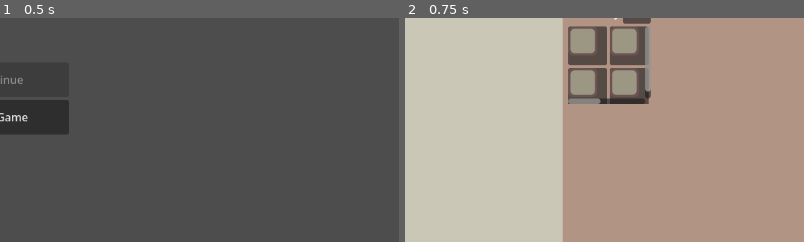
Above: before the commit, frames 1-2 (left to right).
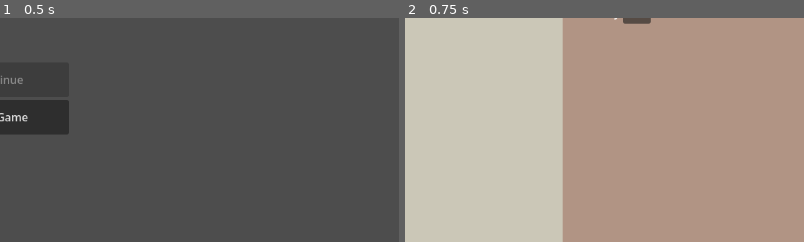
Above: after the commit, the same moments.

Repository: jiexdrop/run-reset
Game: Godot game, scene res://scenes/init.tscn
The game is run twice, just before and just after one commit, with the same random seed, the same clock (stepped at 60 frames per second) and the same inputs.
Inputs:
- Up to frame 1 (0.5 s): no input
- Up to frame 2 (0.75 s): click "New Game" at 0.5 s
The pictures show only the part of the screen within x 50-100%, y 32-82%; the shares and areas given below are measured in that part.

Frame 1 is identical in both runs. In frame 2, 4.2% of the frame differs, in the area x 40-62%, y 3-39%.

Commit message:
inventory disapears again

Diff:
--- a/scenes/combat_ui.tscn
+++ b/scenes/combat_ui.tscn
@@ -35,6 +35,8 @@
 
 [node name="VBox" type="VBoxContainer" parent="MarginContainer" unique_id=200000002]
 layout_mode = 2
+size_flags_horizontal = 3
+size_flags_vertical = 3
 
 [node name="StatsSection" type="VBoxContainer" parent="MarginContainer/VBox" unique_id=200000003]
 layout_mode = 2
@@ -84,3 +86,5 @@
 
 [node name="InventoryUI" parent="MarginContainer/VBox" unique_id=1195445285 instance=ExtResource("2_invui")]
 layout_mode = 2
+size_flags_horizontal = 3
+size_flags_vertical = 3
--- a/scenes/game.gd
+++ b/scenes/game.gd
@@ -8,7 +8,7 @@
 const TILE_SIZE = 70
 const NUM_ROOMS = 20
 const MOB_SPAWN_CHANCE  = 0.6
-const BUSH_SPAWN_CHANCE = 0.25   # per room tile (no mob required)
+const BUSH_SPAWN_CHANCE = 1   # per room tile (no mob required)
 
 const CAMERA_PADDING  = 1.5
 const CAMERA_SPEED    = 4.0
--- a/scenes/inventory_ui.gd
+++ b/scenes/inventory_ui.gd
@@ -1,78 +1,100 @@
 extends Control
-class_name InventoryUI
 
-## InventoryUI — hotbar strip shown permanently inside CombatUI.
-## Mirrors BagUI's pattern exactly: builds ItemSlot instances, listens to
-## InventoryState.inventory_changed, and forwards drag/drop signals upward.
-
-signal drag_requested(container: String, index: int)
-signal drop_requested(container: String, index: int)
+## Emitted when a slot is clicked. Passes the slot index.
+signal slot_clicked(index: int)
+## Emitted when the bag button is pressed.
 signal bag_opened
 
-const ItemSlotScene = preload("res://scenes/item_slot.tscn")
+# ── Configuration ────────────────────────────────────────────────────────────
+const SLOT_MIN_SIZE  := Vector2(40, 40)  # minimum slot size before shrinking
+const SLOT_MIN_COLS  := 2                # never fewer than this many columns
+const SLOT_MAX_COLS  := 10               # never more than this many columns
+const SLOT_SEPARATION := 4              # must match the scene's h_separation
 
+# ── Node refs ────────────────────────────────────────────────────────────────
 @onready var slot_grid  : GridContainer = $VBox/ScrollContainer/SlotGrid
 @onready var bag_button : Button        = $VBox/HeaderRow/BagButton
 
-var _slots: Array = []
+# ── State ─────────────────────────────────────────────────────────────────────
+var slot_buttons : Array[Button] = []
+var item_data    : Array         = []   # fill from outside; one entry per slot
 
 
 func _ready() -> void:
-	bag_button.pressed.connect(func(): bag_opened.emit())
-	_build_slots()
-	InventoryState.inventory_changed.connect(_on_inventory_changed)
-	# Keep columns responsive to width changes.
+	bag_button.pressed.connect(_on_bag_pressed)
+	# Recalculate columns whenever our width changes.
 	resized.connect(_update_columns)
+
+
+# ── Public API ────────────────────────────────────────────────────────────────
+
+## Call this to (re)build the slot grid with `count` slots.
+func setup(count: int) -> void:
+	_clear_slots()
+	for i in count:
+		var btn := Button.new()
+		btn.custom_minimum_size = SLOT_MIN_SIZE
+		# Expand horizontally AND vertically so slots fill all available space.
+		btn.size_flags_horizontal = Control.SIZE_EXPAND_FILL
+		btn.size_flags_vertical   = Control.SIZE_EXPAND_FILL
+		btn.flat = false
+		btn.name = "Slot%d" % i
+		btn.tooltip_text = "Slot %d" % (i + 1)
+		btn.pressed.connect(_on_slot_pressed.bind(i))
+		slot_grid.add_child(btn)
+		slot_buttons.append(btn)
 	_update_columns()
 
 
-# ── Slot construction ─────────────────────────────────────────────────────────
-
-func _build_slots() -> void:
-	for child in slot_grid.get_children():
-		child.queue_free()
-	_slots.clear()
-
-	for i in range(InventoryState.HOTBAR_SIZE):
-		var slot: ItemSlot = ItemSlotScene.instantiate()
-		slot_grid.add_child(slot)
-		slot.setup("hotbar", i, false)
-		slot.slot_clicked.connect(_on_slot_clicked)
-		slot.drag_started.connect(_on_slot_drag)
-		slot.drop_received.connect(_on_slot_drop)
-		_slots.append(slot)
+## Refresh a single slot's icon/text from `item_data`.
+func refresh_slot(index: int) -> void:
+	if index >= slot_buttons.size():
+		return
+	var btn := slot_buttons[index]
+	if index < item_data.size() and item_data[index] != null:
+		var item = item_data[index]
+		btn.text = item.get("icon_text", "")
+		btn.tooltip_text = item.get("name", "Slot %d" % (index + 1))
+	else:
+		btn.text = ""
+		btn.tooltip_text = "Slot %d" % (index + 1)
 
 
-# ── Responsive columns ────────────────────────────────────────────────────────
+## Refresh every slot at once.
+func refresh_all() -> void:
+	for i in slot_buttons.size():
+		refresh_slot(i)
 
+
+# ── Internal helpers ──────────────────────────────────────────────────────────
+
+func _clear_slots() -> void:
+	for btn in slot_buttons:
+		btn.queue_free()
+	slot_buttons.clear()
+
+
+## Recalculate how many columns fit in the current width.
 func _update_columns() -> void:
 	if slot_grid == null:
 		return
-	const SLOT_W   :       = 56   # ItemSlot custom_minimum_size.x
-	const SEP      :       = 4    # h_separation in the scene
-	var available  : float = slot_grid.get_parent().size.x
+	var available: float = (slot_grid.get_parent() as Control).size.x  # ScrollContainer width
 	if available <= 0:
-		available = size.x
-	var cols := int((available + SEP) / (SLOT_W + SEP))
-	cols = clampi(cols, 2, InventoryState.HOTBAR_SIZE)
+		available = size.x                            # fallback to Control width
+	if available <= 0:
+		return
+	# cols = floor((available + sep) / (min_slot_size + sep))
+	var cols := int((available + SLOT_SEPARATION) / (SLOT_MIN_SIZE.x + SLOT_SEPARATION))
+	cols = clampi(cols, SLOT_MIN_COLS, SLOT_MAX_COLS)
 	if slot_grid.columns != cols:
 		slot_grid.columns = cols
 
 
-# ── Signal forwarding ─────────────────────────────────────────────────────────
+# ── Signal handlers ───────────────────────────────────────────────────────────
 
-func _on_inventory_changed() -> void:
-	for slot in _slots:
-		slot.refresh()
+func _on_slot_pressed(index: int) -> void:
+	slot_clicked.emit(index)
 
 
-func _on_slot_clicked(container: String, index: int) -> void:
-	drop_requested.emit(container, index)
-
-
-func _on_slot_drag(container: String, index: int) -> void:
-	drag_requested.emit(container, index)
-
-
-func _on_slot_drop(container: String, index: int) -> void:
-	drop_requested.emit(container, index)
+func _on_bag_pressed() -> void:
+	bag_opened.emit()
--- a/scenes/inventory_ui.tscn
+++ b/scenes/inventory_ui.tscn
@@ -1,11 +1,11 @@
-[gd_scene format=3 uid="uid://dtbtsin0kra25"]
+[gd_scene format=3 uid="uid://bpu8ms8fk3kf1"]
 
 [ext_resource type="Script" uid="uid://gqaovbnhdhau" path="res://scenes/inventory_ui.gd" id="1_invui"]
 
 [node name="InventoryUI" type="Control" unique_id=400000001]
-custom_minimum_size = Vector2(0, 120)
 layout_mode = 3
 anchors_preset = 0
+size_flags_horizontal = 3
 size_flags_vertical = 3
 script = ExtResource("1_invui")
 
@@ -31,13 +31,14 @@
 text = "🎒"
 
 [node name="ScrollContainer" type="ScrollContainer" parent="VBox" unique_id=400000020]
-custom_minimum_size = Vector2(0, 112)
 layout_mode = 2
+size_flags_horizontal = 3
 size_flags_vertical = 3
 
 [node name="SlotGrid" type="GridContainer" parent="VBox/ScrollContainer" unique_id=400000003]
 layout_mode = 2
 size_flags_horizontal = 3
+size_flags_vertical = 3
 theme_override_constants/h_separation = 4
 theme_override_constants/v_separation = 4
 columns = 5
